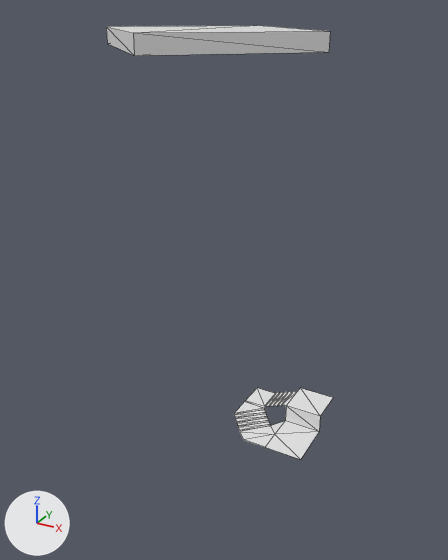
The OBJ model Zeldo/Content/Meshes/Windmill/Windmill.obj, before and after one commit.
One viewpoint serves both versions: a 50 mm camera at (39.1, -110.8, 84.3) aimed at (-9.2, -22.9, 40.4). Arrows for +X, +Y and +Z are at lower left; the lights stay in place. Mesh edges are drawn as thin lines. Where no turn or scale is listed for an object, it has been applied to the vertices. Vertices at the same position are counted once.

In view in the first picture: 'Windmill'.
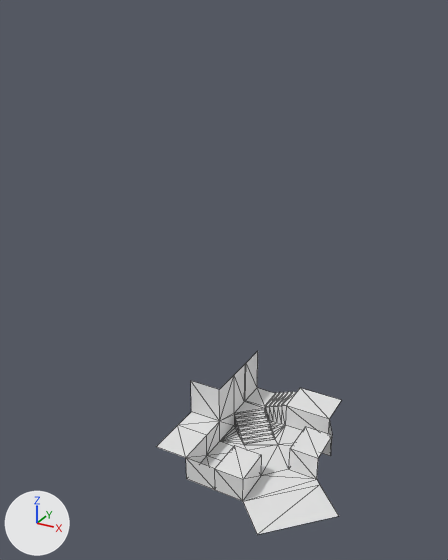
Commit message: Continuing work on the first windmill room

The change, as a list of edits to the scene's bpy script:
```text
Change me_windmill:
    used by ob_windmill; location = (0.0, 0.0, 0.0)
    remove me_windmill.from_pydata(...)  # 62 vertices, 66 faces; spans x -28.2..10.0, y -46.9..4.0, z 0.0..81.6
    add me_windmill.from_pydata(...)  # 117 vertices, 199 faces; spans x -21.1..15.6, y -35.3..4.0, z -1.3..12.0
    me_windmill part 1: the loose piece of 8 vertices spanning x -28.2..10.0, y -46.9..-10.0, z 79.0..81.6 is deleted
    me_windmill part 2
    7 vertices are removed from x -9.1..4.0, y -14.4..-4.0, z 0.0..4.0
    11 faces are deleted
    1 vertex moves from x 4.0, y 4.0, z 4.0 to x 6.0, y 4.0, z 4.0
    51 vertices are added at x -21.1..15.6, y -35.3..2.0, z -1.3..12.0
    12 new vertices lie (0.0, 0.0, 5.2) away from vertices in x -14.1..8.5, y -29.3..-4.0, z -1.3..-1.2
    7 new vertices lie (5.0, 5.0, 0.0) away from vertices in x -10.5..-7.6, y -15.9..-13.0, z -1.3..0.0
    156 new faces join them
```

What differs and where, as boxes [x1, y1, x2, y2] in the pictures (448 x 560 px):
'Windmill', reshaped (18% narrower, 58% shorter): before [106, 25, 333, 460]; after [156, 351, 341, 535]
part 1 of me_windmill, deleted: before [106, 25, 330, 56]
part 2 of me_windmill, built on: before [240, 388, 333, 460]; after [156, 351, 341, 535]
